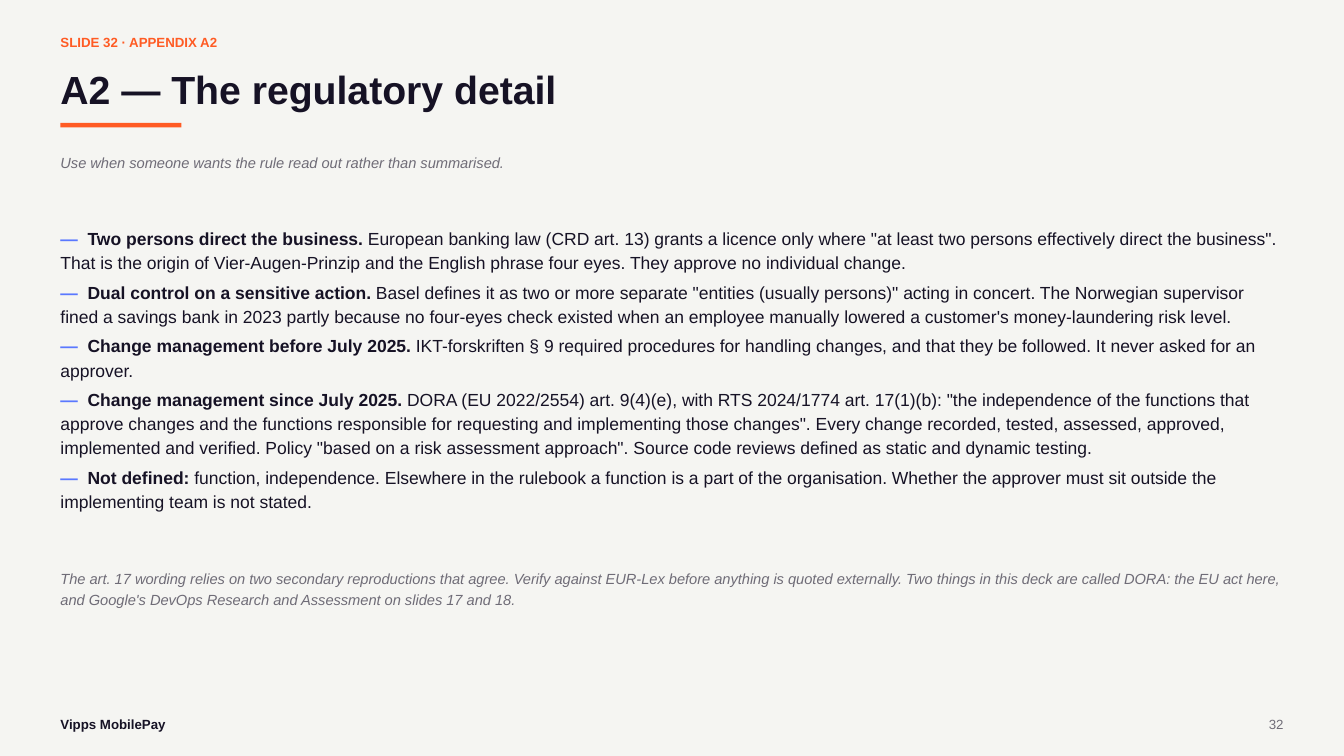
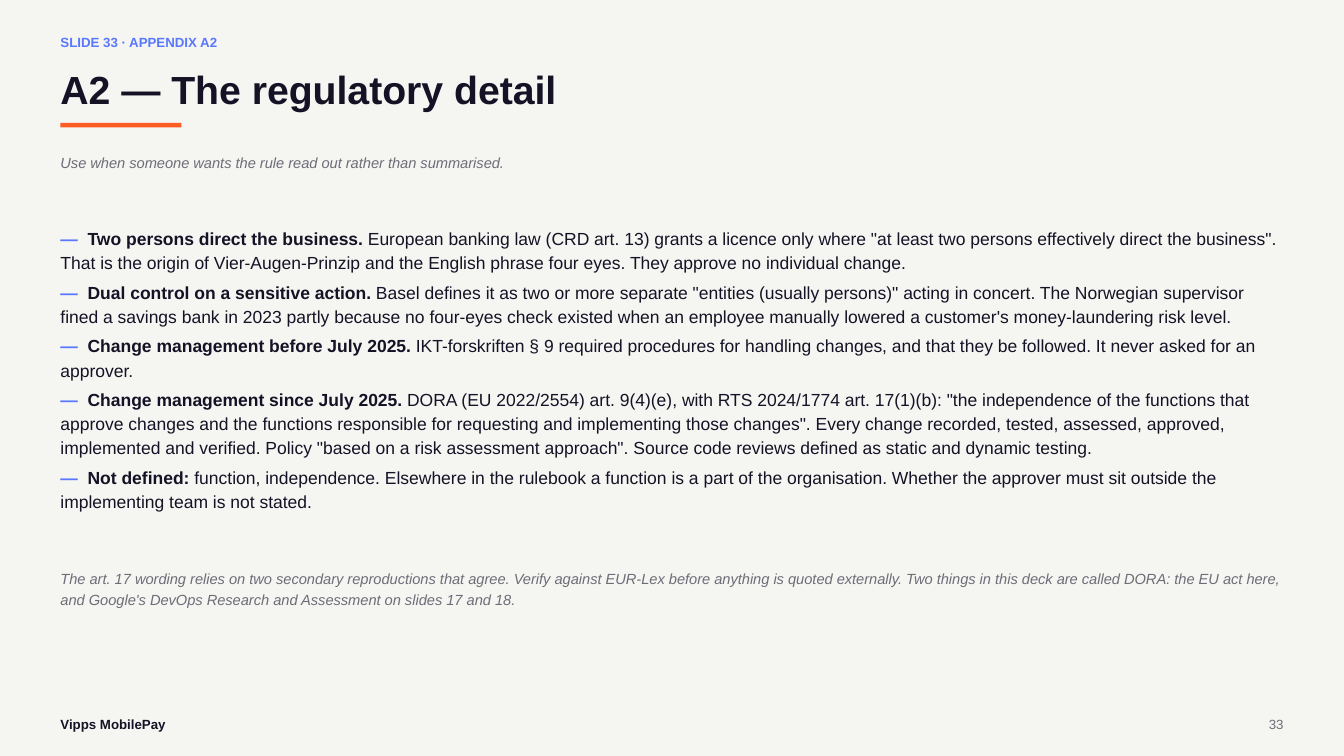
Before and after one commit to svenmalvik/buildtounderstand.org, a slide deck: slide 33 of presentations/what-is-the-second-pair-of-eyes-for-vippsmobilepay.pptx (slide 32 before the commit). Drawn at 1344x756 pixels with LibreOffice and Linux fonts; fonts in the diff are those of the drawing. Boxes give left, top, right and bottom in pixels: in the first picture for what was removed or moved away, otherwise in the second. Text is boxed around its words. In the diff, an @@ line names an element or a change of style, - is before the commit and + after.

```diff
--- a/presentations/what-is-the-second-pair-of-eyes-for-vippsmobilepay.pptx
+++ b/presentations/what-is-the-second-pair-of-eyes-for-vippsmobilepay.pptx
@@ text at box(60, 38, 217, 47): text changed; text colour #FF5B24 to #5A78FF @@
-SLIDE 32 · APPENDIX A2
+SLIDE 33 · APPENDIX A2
```
Also in this commit, not shown: 9 other slides changed, 1 slide added, 7 other files.
